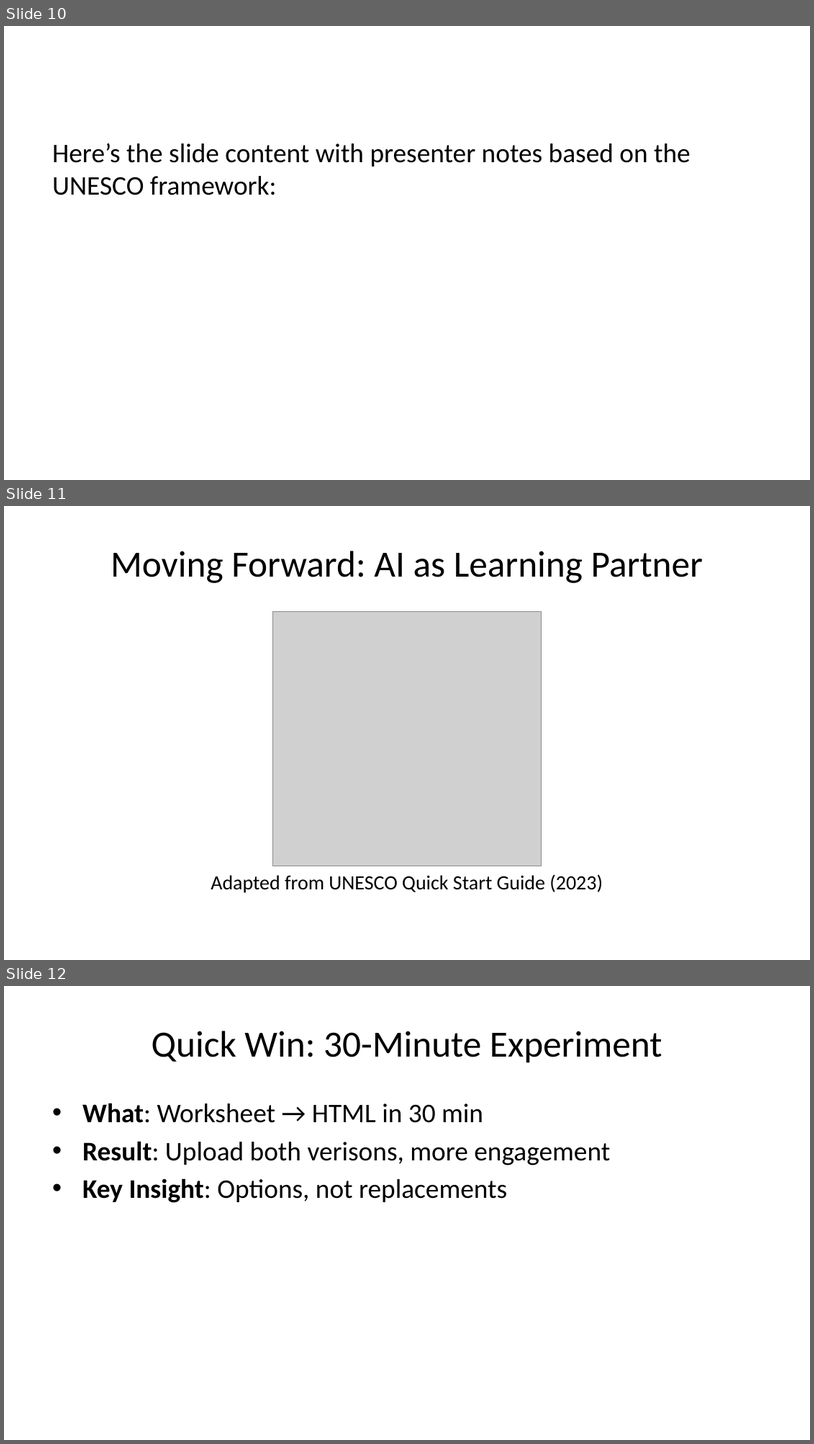
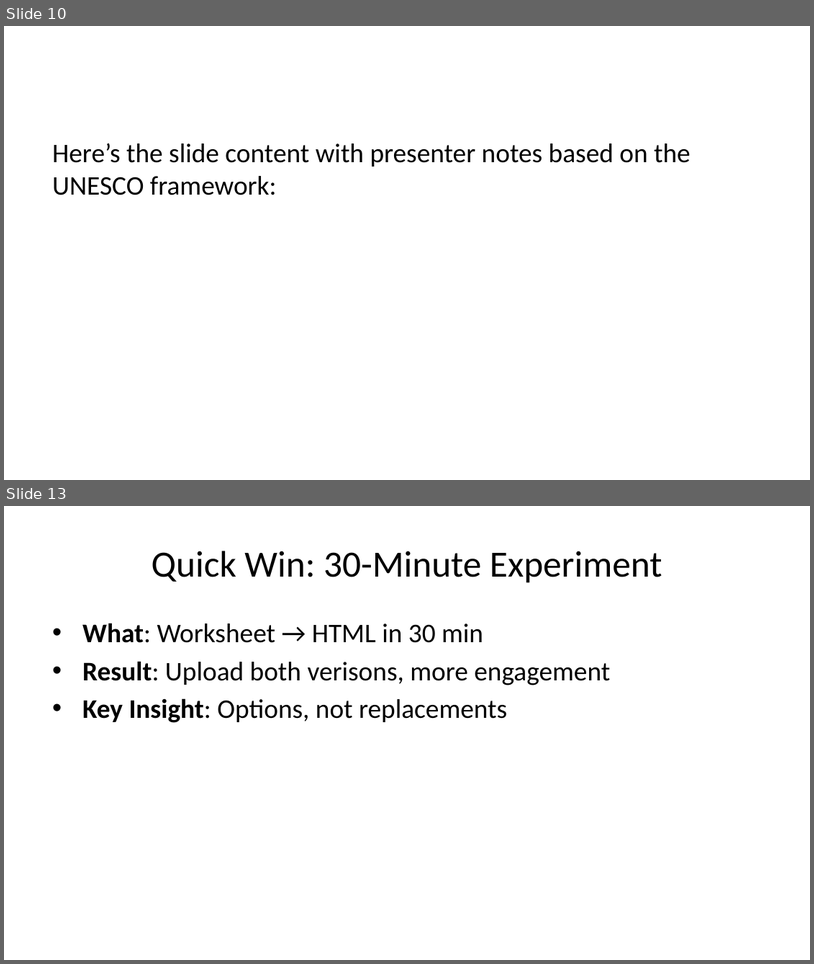
Before and after one commit to michael-borck/AI-in-the-Curriculum, a slide deck: cl-ai-in-the-curriculum.pptx. Shown one above the other, each under a label of ours: slides 10, 11 and 12 before the commit, slides 10 and 13 after it; the slides between them are not shown. The pictures are 814x1444 and 814x964 pixels, drawn with LibreOffice and Linux fonts; fonts in the diff are those of the drawing; grey boxes stand for pictures. Boxes give left, top, right and bottom in pixels: in the first picture for what was removed or moved away, otherwise in the second. Text is boxed around its words. In the diff, an @@ line names an element or a change of style, - is before the commit and + after.

```diff
--- a/cl-ai-in-the-curriculum.pptx
+++ b/cl-ai-in-the-curriculum.pptx
@@ slide 11 removed at [4,506,810,960], background #FFFFFF @@
@@ title removed at [111,551,703,583] @@
-Moving Forward: AI as Learning Partner
@@ picture removed at [273,612,541,866] @@
@@ text removed at [211,874,603,893] @@
-Adapted from UNESCO Quick Start Guide (2023)
@@ what was slide 12 is now slide 13 @@
```
Also in this commit, not shown: 1 slide changed, 2 slides added, 4 other files.
